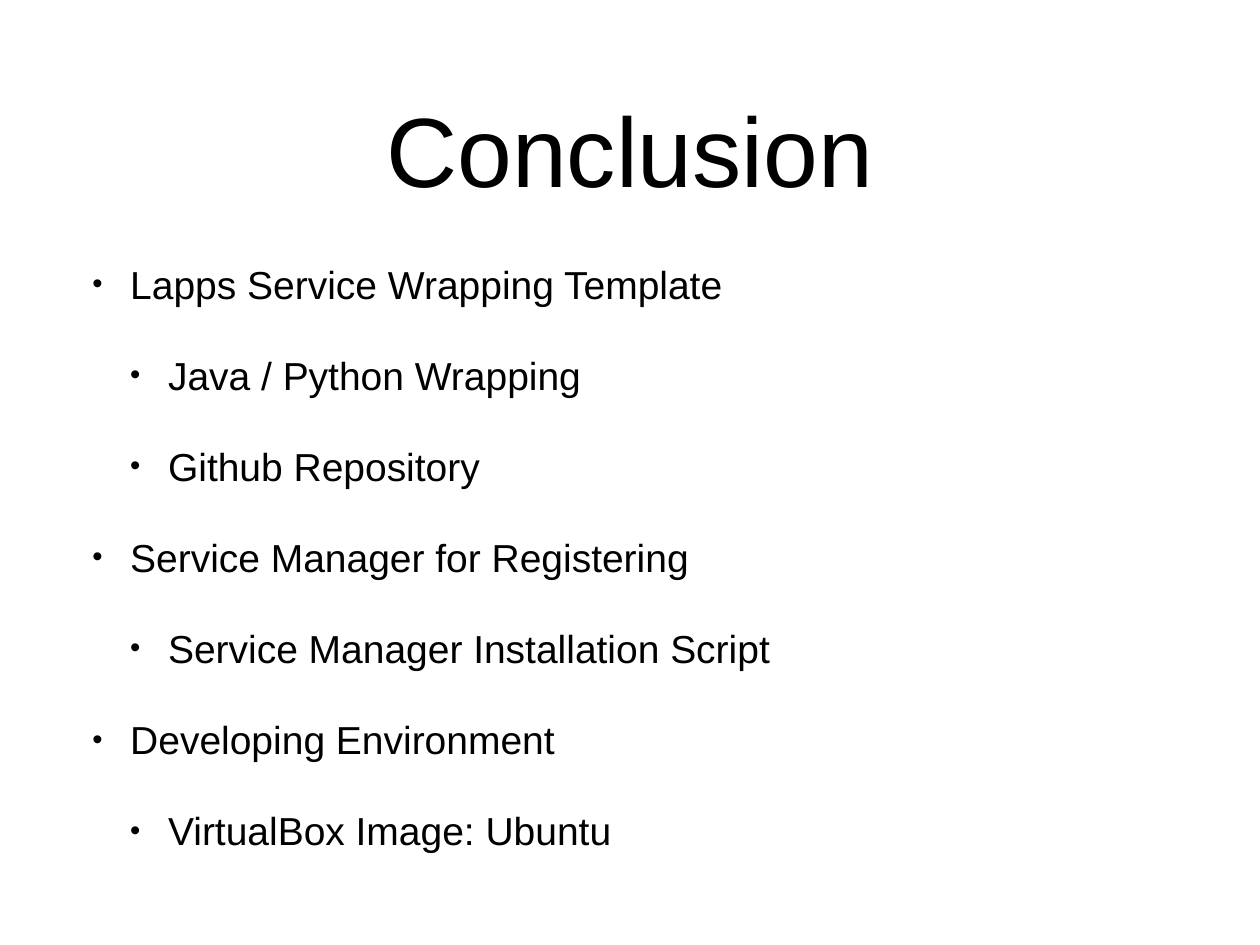
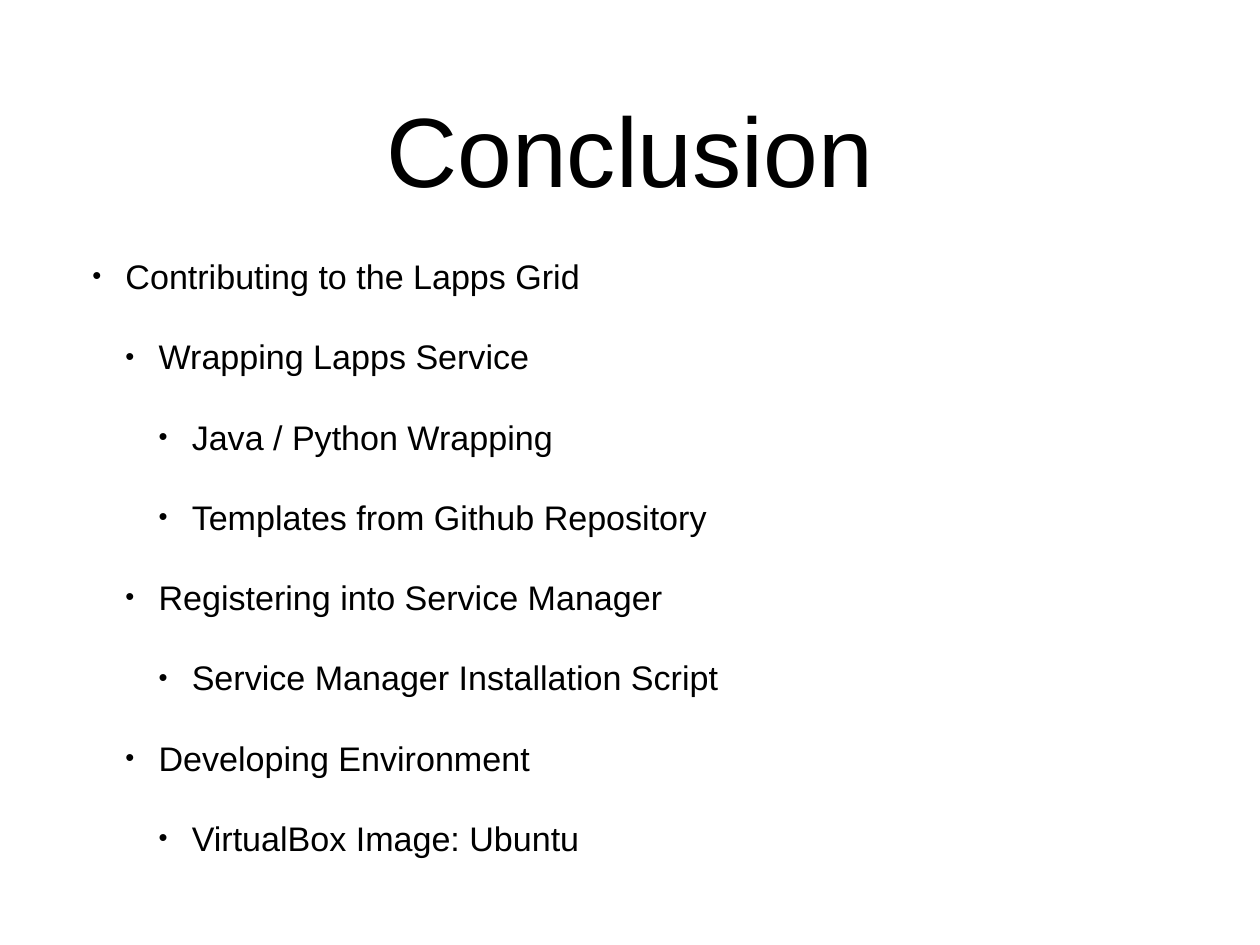
Before and after one commit to chunqishi/lrec2014_part2, a slide deck: slide 27 of lrec_service_wrapping 2014-05-20.pptx (slide 25 before the commit). Drawn at 1260x945 pixels with LibreOffice and Linux fonts; fonts in the diff are those of the drawing. Boxes give left, top, right and bottom in pixels: in the first picture for what was removed or moved away, otherwise in the second. Text is boxed around its words. In the diff, an @@ line names an element or a change of style, - is before the commit and + after.

Commit message:
added images

```diff
--- a/lrec_service_wrapping 2014-05-20.pptx
+++ b/lrec_service_wrapping 2014-05-20.pptx
@@ text at (x1=125, y1=264, x2=579, y2=376): text changed; size 31.7 to 27.7 pt @@
-• Lapps Service Wrapping Template
+• Contributing to the Lapps Grid
+  • Wrapping Lapps Service
@@ text at (x1=159, y1=425, x2=718, y2=858): size 31.7 to 27.7 pt in "Java / Python Wrapping", "Service Manager Installation Script", "Developing Environment", "VirtualBox Image: Ubuntu"; list level 2 to 3 in "Java / Python Wrapping"; list level 2 to 3 in "Service Manager Installation Script"; list level 1 to 2 in "Developing Environment"; list level 2 to 3 in "VirtualBox Image: Ubuntu" @@
@@ text at (x1=159, y1=505, x2=707, y2=617): text changed; size 31.7 to 27.7 pt @@
-  • Github Repository
-• Service Manager for Registering
+    • Templates from Github Repository
+  • Registering into Service Manager
```
Also in this commit, not shown: 5 other slides changed, 4 slides added, 2 slides removed, 5 other files.
